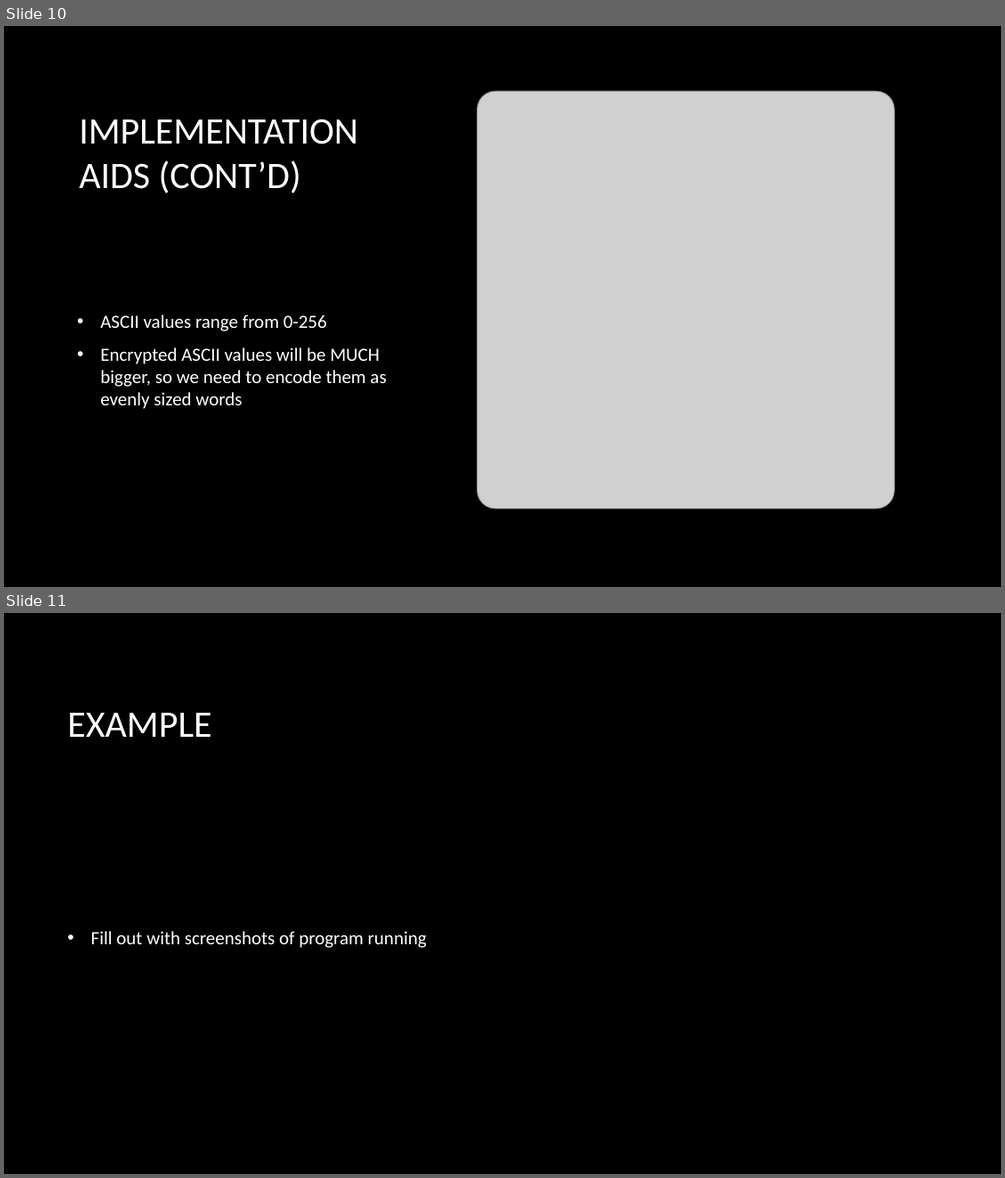
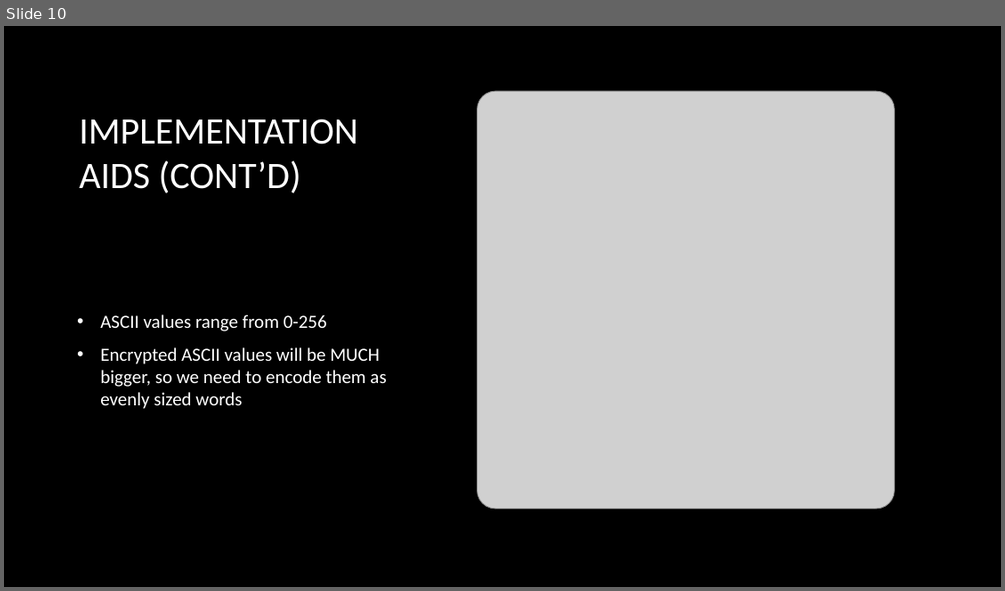
Before and after one commit to Deravadom/PostQuantumComputation, a slide deck: rsa/pres/rsa_presentation.pptx. Shown one above the other, each under a label of ours: slides 10 and 11 before the commit, slide 10 after it. The pictures are 1005x1178 and 1005x591 pixels, drawn with LibreOffice and Linux fonts; fonts in the diff are those of the drawing; grey boxes stand for pictures; background and template pictures are left out. Boxes give left, top, right and bottom in pixels: in the first picture for what was removed or moved away, otherwise in the second. Text is boxed around its words. In the diff, an @@ line names an element or a change of style, - is before the commit and + after.

```diff
--- a/rsa/pres/rsa_presentation.pptx
+++ b/rsa/pres/rsa_presentation.pptx
@@ slide 11 removed at [4,613,1001,1174], background picture (left out) @@
@@ title removed at [67,713,211,737] @@
-EXAMPLE
@@ text removed at [91,931,427,948] @@
-• Fill out with screenshots of program running
```
Also in this commit, not shown: 4 slides added.
